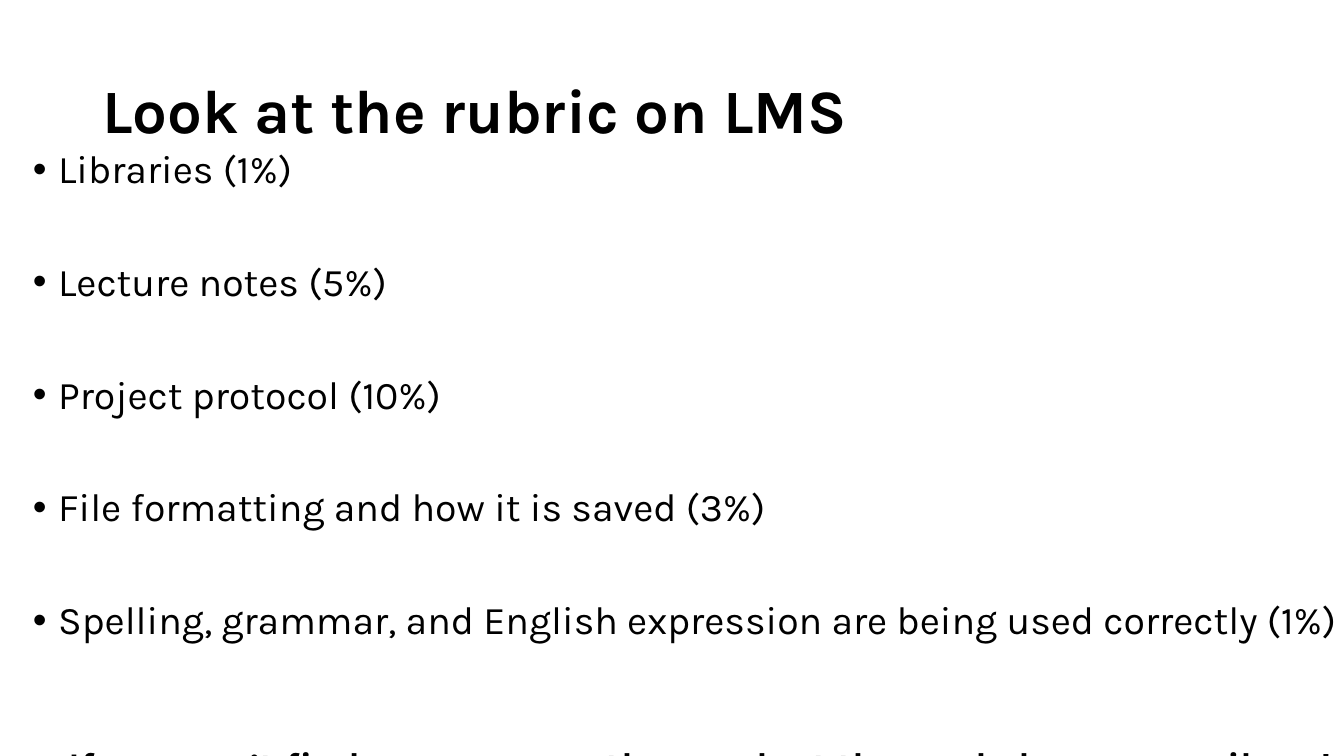
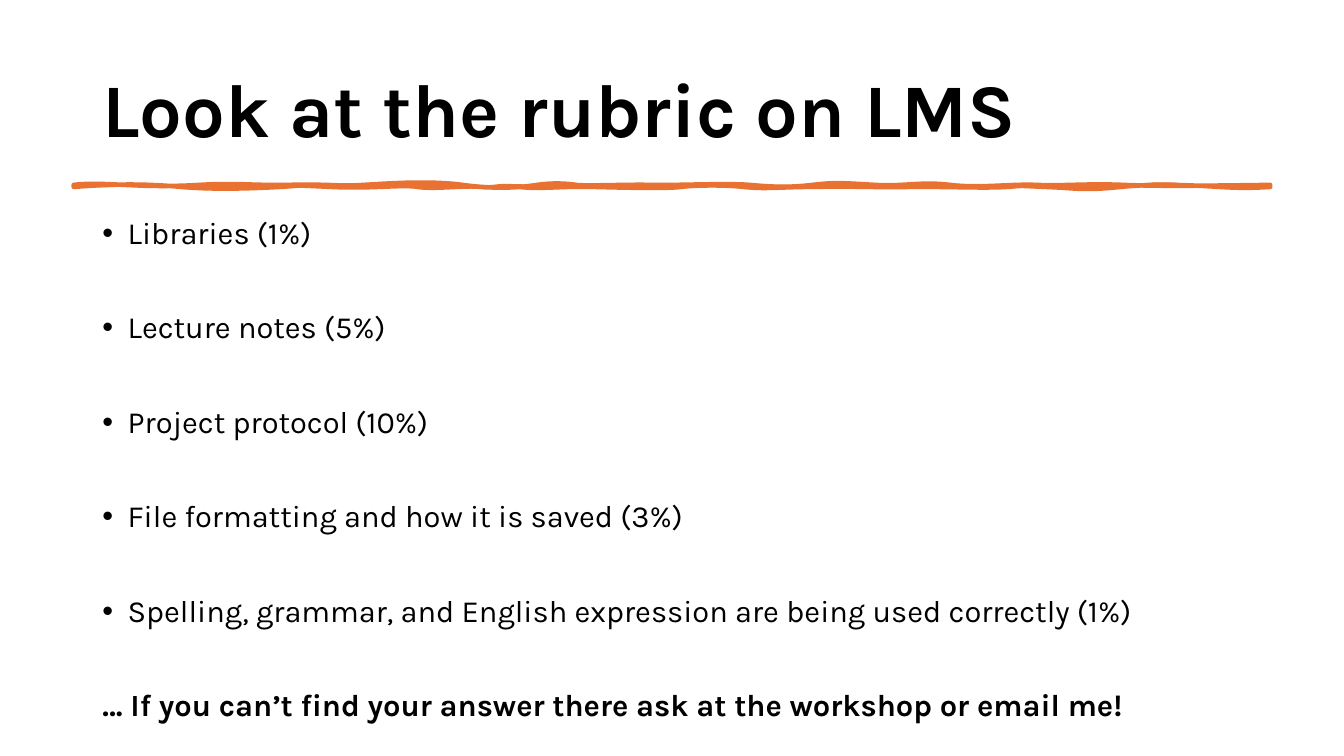
Before and after one commit to kris-wild/BIOL90041, a slide deck: slide 11 of Week_3/Workshop/Workshop_2.pptx (slide 12 before the commit). Drawn at 1344x756 pixels with LibreOffice and Linux fonts; fonts in the diff are those of the drawing. Boxes give left, top, right and bottom in pixels: in the first picture for what was removed or moved away, otherwise in the second. Text is boxed around its words. In the diff, an @@ line names an element or a change of style, - is before the commit and + after.

```diff
--- a/Week_3/Workshop/Workshop_2.pptx
+++ b/Week_3/Workshop/Workshop_2.pptx
@@ title "Look at the rubric on ..." at <box>102,83,1016,138</box>: size 44 to 54 pt @@
@@ freeform shape added at <box>74,185,1270,187</box>, fill #E97132, outline #E97132 3.25 pt @@
@@ text "Libraries (1%)": place and size @@
-text "Libraries (1%)" at <box>58,154,1336,644</box>
+text "Libraries (1%)" at <box>128,222,1131,724</box>
@@ text "Libraries (1%)" at <box>128,222,1131,724</box>: size 28 to 22 pt @@
```
Also in this commit, not shown: 9 other slides changed, 1 slide removed, 11 other files.
